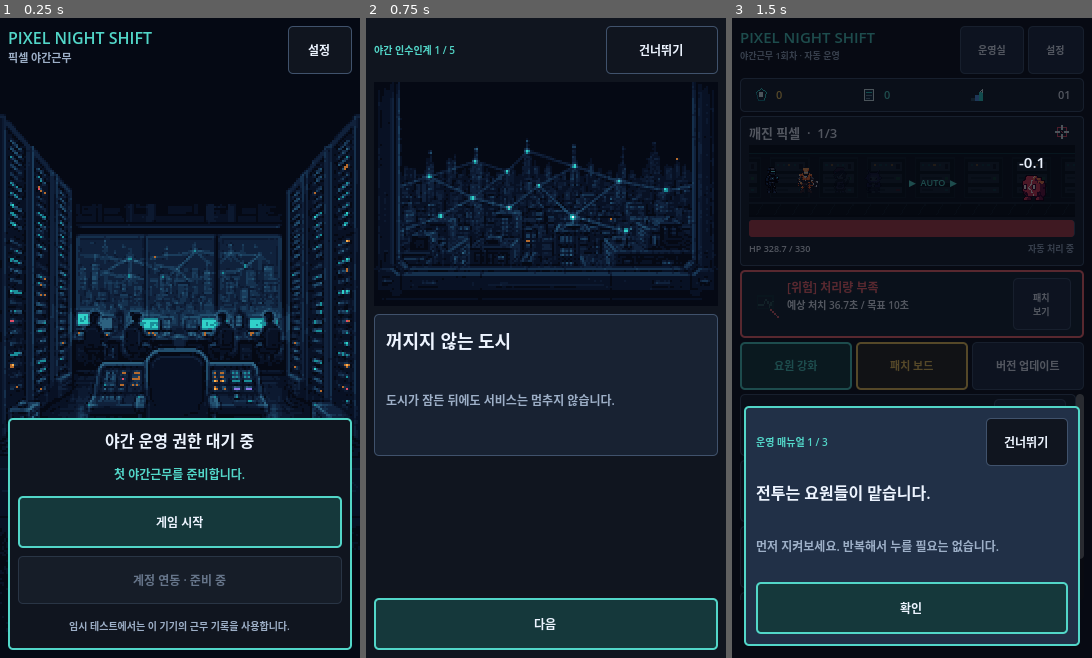
Above: before the commit, frames 1-3 (left to right).
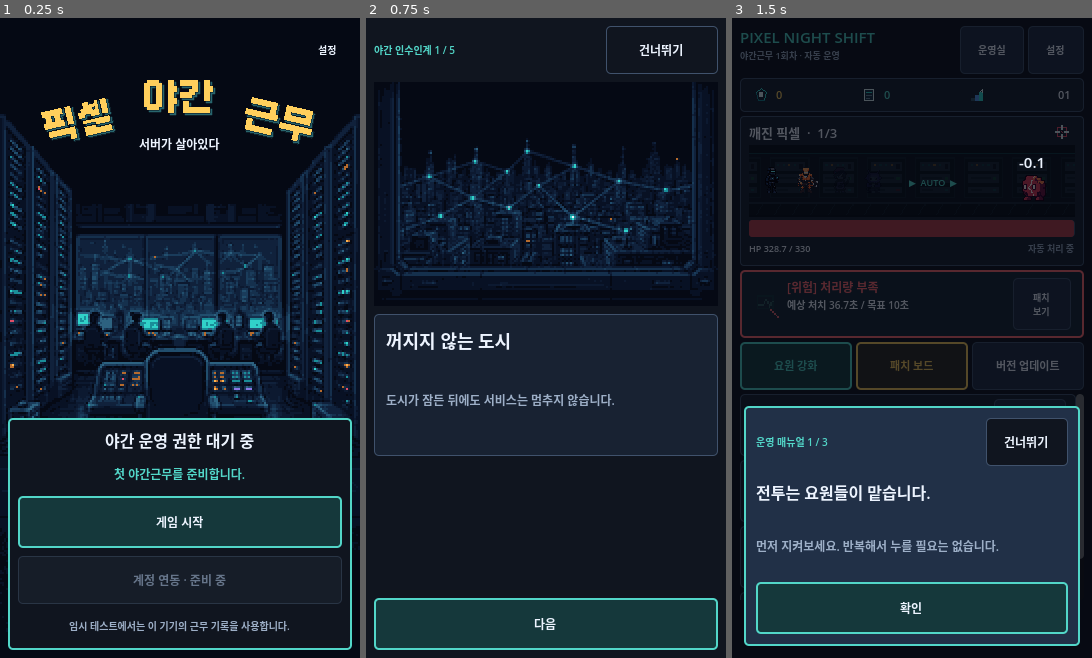
Above: after the commit, the same moments.

Repository: dudcjfsp-cyber/pixel-night-shift
Game: Godot game, scene res://game/app/app_root.tscn
Same seed, same stepped clock (60 frames per second), same inputs: the game is played once before the commit and once after it. Sound files missing from this copy of the repository are replaced by a short silence.
Inputs:
- Up to frame 1 (0.25 s): no input
- Up to frame 2 (0.75 s): click "게임 시작" at 0.5 s
- Up to frame 3 (1.5 s): click "건너뛰기" at 1.25 s

The runs differ from the first frame. In frame 1, 3.1% of the frame differs, in the area x 2-98%, y 1-21%; in frame 2, nothing differs; in frame 3, nothing differs.

Commit message:
feat: redesign title with pixel arc

Diff:
--- a/game/presentation/app_shell/views/first_shift_view.gd
+++ b/game/presentation/app_shell/views/first_shift_view.gd
@@ -57,7 +57,7 @@
 	title.horizontal_alignment = HORIZONTAL_ALIGNMENT_CENTER
 	message_column.add_child(title)
 
-	var subtitle: Label = UI.make_label("서버는 아직 살아 있다", 13, UI.COLOR_INFO)
+	var subtitle: Label = UI.make_label("서버가 살아있다", 13, UI.COLOR_INFO)
 	subtitle.horizontal_alignment = HORIZONTAL_ALIGNMENT_CENTER
 	message_column.add_child(subtitle)
 
--- a/game/presentation/app_shell/views/title_view.gd
+++ b/game/presentation/app_shell/views/title_view.gd
@@ -9,6 +9,7 @@
 
 const UI: GDScript = preload("res://game/presentation/app_shell/app_shell_ui.gd")
 const ASSETS: GDScript = preload("res://game/presentation/presentation_assets.gd")
+const TITLE_FONT: Font = preload("res://game/assets/fonts/Galmuri11-Bold.ttf")
 
 var _has_saved_shift := false
 var _error_message := ""
@@ -76,27 +77,100 @@
 
 
 func _build_header(parent: VBoxContainer) -> void:
-	var header := HBoxContainer.new()
-	header.custom_minimum_size.y = UI.TOUCH_MIN
-	header.add_theme_constant_override("separation", UI.GAP_MEDIUM)
+	var header := Control.new()
+	header.name = "TitleHeader"
+	header.custom_minimum_size.y = 148.0
 	parent.add_child(header)
-
-	var brand_column := VBoxContainer.new()
-	brand_column.size_flags_horizontal = Control.SIZE_EXPAND_FILL
-	brand_column.add_theme_constant_override("separation", 0)
-	header.add_child(brand_column)
-
-	var brand: Label = UI.make_label("PIXEL NIGHT SHIFT", 16, UI.COLOR_INFO)
-	brand.name = "BrandLabel"
-	brand_column.add_child(brand)
-	brand_column.add_child(UI.make_label("픽셀 야간근무", 11, UI.COLOR_MUTED))
 
 	var settings_button: Button = UI.make_button("설정", &"quiet", UI.TOUCH_MIN)
 	settings_button.name = "SettingsButton"
 	settings_button.unique_name_in_owner = true
-	settings_button.custom_minimum_size.x = 64.0
+	settings_button.anchor_left = 1.0
+	settings_button.anchor_right = 1.0
+	settings_button.offset_left = -48.0
+	settings_button.offset_bottom = 48.0
+	settings_button.custom_minimum_size.x = 48.0
+	settings_button.add_theme_font_size_override("font_size", 10)
+	settings_button.add_theme_stylebox_override("normal", StyleBoxEmpty.new())
 	settings_button.pressed.connect(_on_settings_pressed)
 	header.add_child(settings_button)
+
+	var brand_stage := Control.new()
+	brand_stage.name = "BrandStage"
+	brand_stage.anchor_right = 1.0
+	brand_stage.offset_left = 20.0
+	brand_stage.offset_right = -20.0
+	brand_stage.offset_top = 40.0
+	brand_stage.offset_bottom = 145.0
+	brand_stage.mouse_filter = Control.MOUSE_FILTER_IGNORE
+	header.add_child(brand_stage)
+
+	var pixel_word := _make_arc_word(
+		"픽셀",
+		Vector2(4.0, 29.0),
+		Vector2(96.0, 54.0),
+		-13.0
+	)
+	pixel_word.name = "TitleWordPixel"
+	brand_stage.add_child(pixel_word)
+
+	var night_word := _make_arc_word(
+		"야간",
+		Vector2(104.0, 5.0),
+		Vector2(96.0, 54.0),
+		0.0
+	)
+	night_word.name = "TitleWordNight"
+	brand_stage.add_child(night_word)
+
+	var shift_word := _make_arc_word(
+		"근무",
+		Vector2(204.0, 29.0),
+		Vector2(96.0, 54.0),
+		13.0
+	)
+	shift_word.name = "TitleWordShift"
+	brand_stage.add_child(shift_word)
+
+	var subtitle_row := HBoxContainer.new()
+	subtitle_row.anchor_right = 1.0
+	subtitle_row.offset_top = 63.0
+	subtitle_row.offset_bottom = 94.0
+	subtitle_row.alignment = BoxContainer.ALIGNMENT_CENTER
+	brand_stage.add_child(subtitle_row)
+
+	var subtitle: Label = UI.make_label("서버가 살아있다", 12, UI.COLOR_TEXT)
+	subtitle.name = "BrandSubtitle"
+	subtitle.unique_name_in_owner = true
+	subtitle.horizontal_alignment = HORIZONTAL_ALIGNMENT_CENTER
+	subtitle.text_overrun_behavior = TextServer.OVERRUN_NO_TRIMMING
+	subtitle.add_theme_color_override("font_outline_color", UI.COLOR_DEEP)
+	subtitle.add_theme_constant_override("outline_size", 1)
+	subtitle_row.add_child(subtitle)
+
+
+func _make_arc_word(
+	text_value: String,
+	position_value: Vector2,
+	size_value: Vector2,
+	rotation_degrees_value: float
+) -> Label:
+	var label: Label = UI.make_label(text_value, 36, Color("ffcf5c"))
+	label.position = position_value
+	label.size = size_value
+	label.pivot_offset = size_value * 0.5
+	label.rotation_degrees = rotation_degrees_value
+	label.horizontal_alignment = HORIZONTAL_ALIGNMENT_CENTER
+	label.vertical_alignment = VERTICAL_ALIGNMENT_CENTER
+	label.text_overrun_behavior = TextServer.OVERRUN_NO_TRIMMING
+	label.mouse_filter = Control.MOUSE_FILTER_IGNORE
+	label.add_theme_font_override("font", TITLE_FONT)
+	label.add_theme_color_override("font_outline_color", UI.COLOR_DEEP)
+	label.add_theme_color_override("font_shadow_color", Color("28656d"))
+	label.add_theme_constant_override("outline_size", 2)
+	label.add_theme_constant_override("shadow_offset_x", 2)
+	label.add_theme_constant_override("shadow_offset_y", 2)
+	return label
 
 
 func _build_action_panel(parent: VBoxContainer) -> void:
--- a/tests/app_shell/app_shell_test.gd
+++ b/tests/app_shell/app_shell_test.gd
@@ -165,7 +165,7 @@
 			PackedStringArray([
 				"PIXEL NIGHT SHIFT",
 				"픽셀 야간근무",
-				"서버는 아직 살아 있다",
+				"서버가 살아있다",
 				"전투는 요원들이 맡습니다.",
 				"병목을 진단하고 장점과 부작용이 있는 패치를 선택하세요.",
 				"첫 근무 시작",
@@ -197,6 +197,17 @@
 		await _unmount(title)
 		return
 
+	_check_copy(
+		title,
+		"title",
+		PackedStringArray([
+			"픽셀",
+			"야간",
+			"근무",
+			"서버가 살아있다",
+		])
+	)
+	_check_not_copy(title, "title", PackedStringArray(["PIXEL NIGHT SHIFT"]))
 	var title_primary := _find_button(title, "PrimaryActionButton", "title primary")
 	var account_link := _find_button(title, "AccountLinkButton", "title account link")
 	var prologue_replay := _find_button(
Binary file added: game/assets/fonts/Galmuri11-Bold.ttf
Not shown, added: game/assets/fonts/Galmuri11-Bold.ttf.import
Not shown, changed: README.md
Not shown, changed: docs/APP_SHELL_SPEC.md
Not shown, changed: docs/OPENING_EXPERIENCE_SPEC.md
Not shown, added: game/assets/fonts/OFL-Galmuri.md
Not shown, added: game/assets/fonts/README.md
